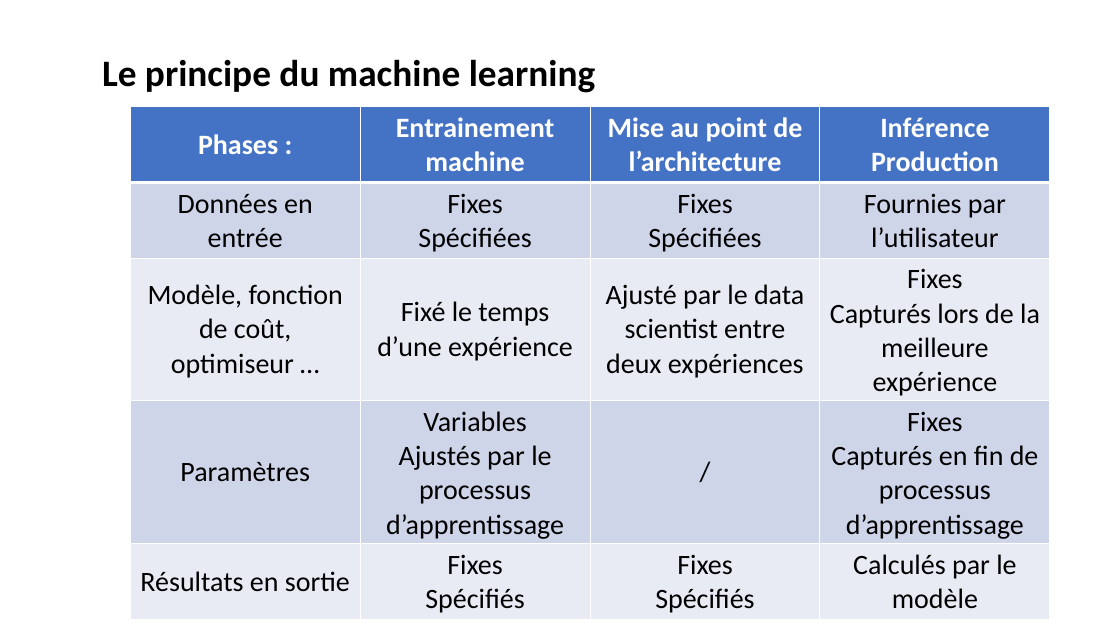
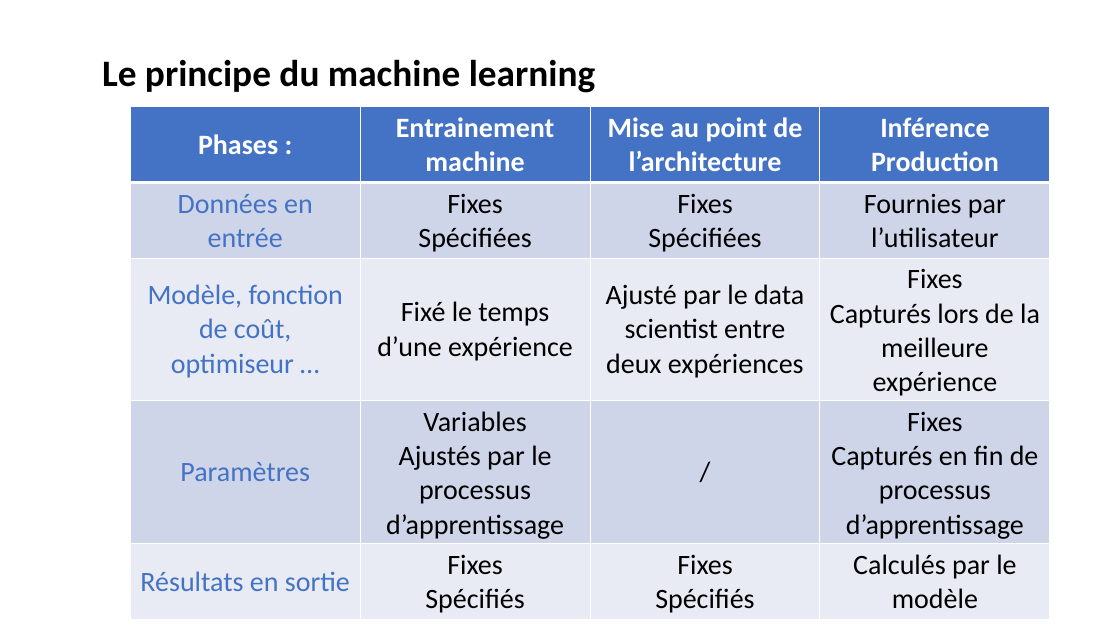
Before and after one commit to laurentprudhon/cours-deeplearning-2020, a slide deck: slide 8 of slides/02_production.pptx. Drawn at 1120x630 pixels with LibreOffice and Linux fonts; fonts in the diff are those of the drawing. Boxes give left, top, right and bottom in pixels: in the first picture for what was removed or moved away, otherwise in the second. Text is boxed around its words. In the diff, an @@ line names an element or a change of style, - is before the commit and + after.

```diff
--- a/slides/02_production.pptx
+++ b/slides/02_production.pptx
@@ table at bbox=[130, 107, 1051, 619] @@
@@ text colour #000000 to #4472C4 in "Données en entrée", "Modèle, fonction de coût, optimiseur …", "Paramètres", "Résultats en sortie" @@
```
Also in this commit, not shown: 4 other slides changed, 4 slides added, 1 slide removed.
